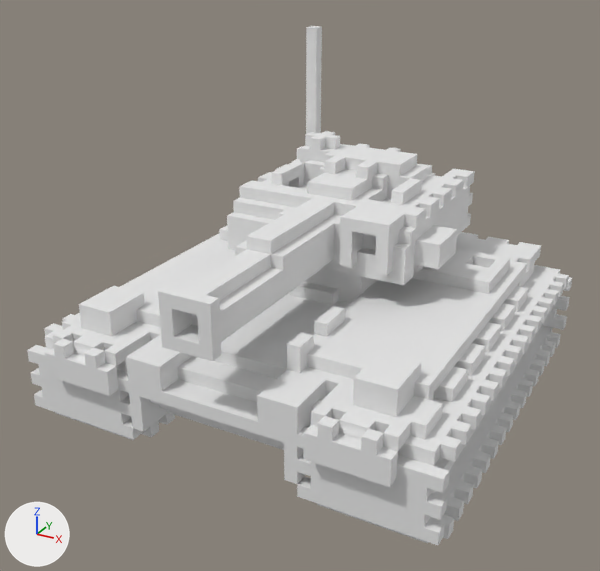
What one commit did to the OBJ model Godot/tanks-of-freedom-ii/assets/units/blue/tank_modern.obj.
Both versions are drawn from a 50 mm camera at (2.92, -5.8, 3.66) aimed at (-0.05, -0.4, 0.96). Arrows for +X, +Y and +Z are at lower left; the lights stay in place. Where no turn or scale is listed for an object, it has been applied to the vertices.

The scene before the commit, as lines of its bpy script (objects in view):
```python
mat_palette = principled_material('palette')
mat_palette.base_color = (0.8, 0.8, 0.8)  # white #e7e7e7
mat_palette.roughness = 1.0
me_untitled = bpy.data.meshes.new('Untitled')
me_untitled.from_pydata(...)  # 2681 vertices, 5346 faces; spans x -1.7..1.7, y -2.0..1.7, z 0.0..2.8
me_untitled.materials.append(mat_palette)  # white #e7e7e7
ob_untitled = bpy.data.objects.new('Untitled', me_untitled)
ob_untitled.location = (0.0, 0.0, 0.0)
```
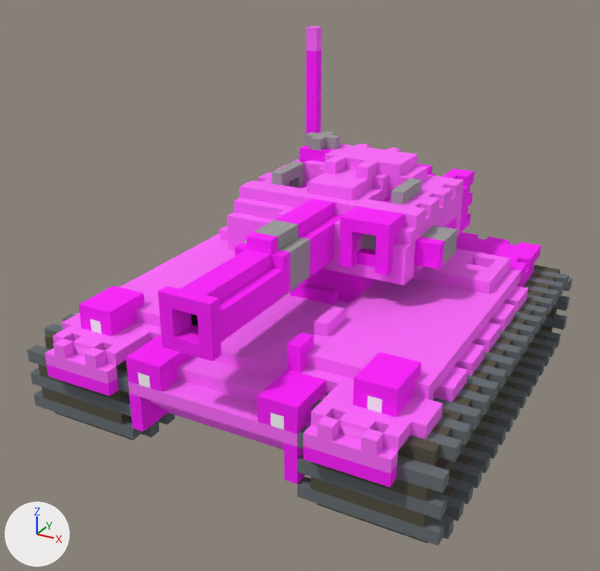
What differs and where, as boxes (x1, y1, x2, y2) in the pictures (600 x 571 px):
'Untitled', surface changed (white to pink): (27, 26, 572, 545) in both

The change, as a diff of the scene's bpy script:
```diff
--- a/Godot/tanks-of-freedom-ii/assets/units/blue/tank_modern.obj.py
+++ b/Godot/tanks-of-freedom-ii/assets/units/blue/tank_modern.obj.py
@@ img_tank_modern_png @@
+img_tank_modern_png = load_image('tank_modern.png', 'tank_modern.png', 256, 1, 'sRGB')
@@ mat_palette @@
 mat_palette = principled_material('palette')
-mat_palette.base_color = (0.8, 0.8, 0.8)  # white #e7e7e7
+mat_palette.texture = img_tank_modern_png
 mat_palette.roughness = 1.0
```
